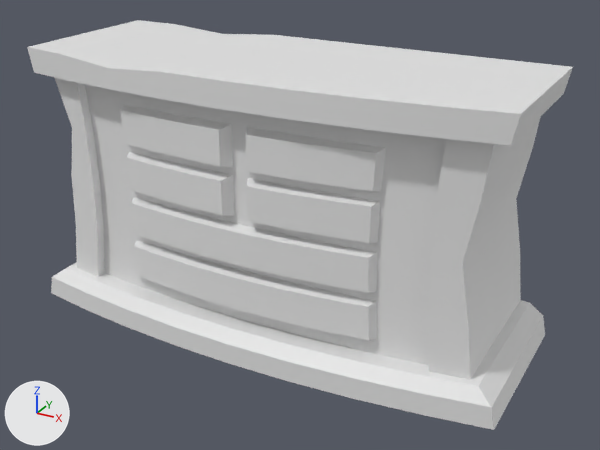
Renders of the FBX model Content/02-MESHES/Furnitures/SM_Drawer_01.fbx from each side of a commit.
One viewpoint serves both versions: a 50 mm lens placed at (1.23, -2.174, 1.409), pointed at (0.072, -0.068, 0.356). The axes (+X, +Y, +Z) are drawn at lower left. The lights are the same throughout. Where no turn or scale is listed for an object, it has been applied to the vertices.

In view in the first picture: 'SM_Drawer_01'.
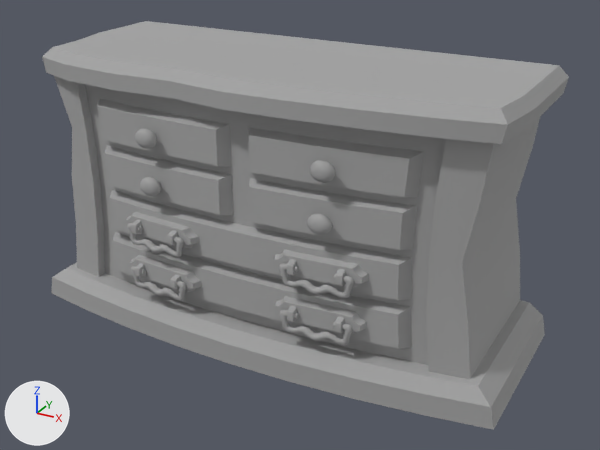
Scene script edits in JSON lines:
```json
{"op": "add", "block": "mat_slot1", "code": ["mat_slot1 = principled_material('Slot1')", "mat_slot1.base_color = (0.376, 0.376, 0.376)  # grey #a5a5a5", "mat_slot1.roughness = 0.9"]}
{"block": "me_mesh", "where": "# used by ob_sm_drawer_01; location = (0.0, 0.0, 0.0)"}
{"op": "remove", "block": "me_mesh", "code": "me_mesh.from_pydata(...)  # 418 vertices, 402 faces; spans x -0.8..0.8, y -0.38..0.25, z 0.0..0.87"}
{"op": "add", "block": "me_mesh", "code": "me_mesh.from_pydata(...)  # 3507 vertices, 3450 faces; spans x -0.8..0.8, y -0.38..0.25, z 0.0..0.87"}
{"block": "me_mesh", "change": "me_mesh part 1: the loose piece of 16 vertices spanning x -0.44..-0.02, y -0.33..-0.25, z 0.6..0.73 is scaled about the mesh origin by (1.22, 1, 1), in mat_slot1 (grey #a5a5a5)"}
{"block": "me_mesh", "change": "me_mesh part 2: the loose piece of 16 vertices spanning x 0.02..0.44, y -0.33..-0.25, z 0.6..0.73 is scaled about the mesh origin by (1.22, 1, 1), in mat_slot1 (grey #a5a5a5)"}
{"block": "me_mesh", "change": "me_mesh part 3: the loose piece of 16 vertices spanning x -0.43..-0.02, y -0.33..-0.25, z 0.45..0.58 is scaled about the mesh origin by (1.22, 1, 1), in mat_slot1 (grey #a5a5a5)"}
{"block": "me_mesh", "change": "me_mesh part 4: the loose piece of 16 vertices spanning x 0.02..0.43, y -0.33..-0.25, z 0.45..0.58 is scaled about the mesh origin by (1.22, 1, 1), in mat_slot1 (grey #a5a5a5)"}
{"block": "me_mesh", "change": "me_mesh part 5: 11 vertices moved from x -0.76..0.76, y -0.36..0.25, z 0.79..0.87 to x -0.74..0.74, y -0.35..0.25, z 0.79..0.87; 63 vertices removed from x -0.78..0.78, y -0.36..0.25, z 0.15..0.87; 3152 vertices added at x -0.77..0.77, y -0.37..0.25, z 0.15..0.87"}
{"block": "me_mesh", "change": "me_mesh part 6: 262 faces spanning x -0.8..0.8, y -0.38..0.25, z 0.0..0.87 switch from no material to mat_slot1 (grey #a5a5a5)"}
{"block": "me_mesh", "change": "me_mesh part 7: the surface is now shaded smooth"}
```

Pixel boxes (x1, y1, x2, y2) of what changed, in the pictures (600 x 450 px; the box of a moved part takes in the faces that stretch with it):
```json
{"object": "SM_Drawer_01", "change": "reshaped", "before": [27, 20, 573, 430], "after": [42, 21, 569, 430]}
{"part": 1, "of": "me_mesh", "change": "moved or reshaped", "before": [120, 105, 233, 167], "after": [97, 99, 231, 167]}
{"part": 2, "of": "me_mesh", "change": "moved or reshaped", "before": [245, 127, 386, 191], "after": [248, 127, 424, 198]}
{"part": 3, "of": "me_mesh", "change": "moved or reshaped", "before": [127, 152, 235, 216], "after": [104, 145, 233, 215]}
{"part": 4, "of": "me_mesh", "change": "moved or reshaped", "before": [247, 178, 380, 243], "after": [249, 178, 417, 250]}
{"part": 5, "of": "me_mesh", "change": "built on", "before": [27, 20, 573, 340], "after": [42, 21, 569, 349]}
{"part": 6, "of": "me_mesh", "change": "recoloured", "before": [51, 24, 543, 430], "after": [51, 24, 543, 430], "on screen": "white to grey"}
```
